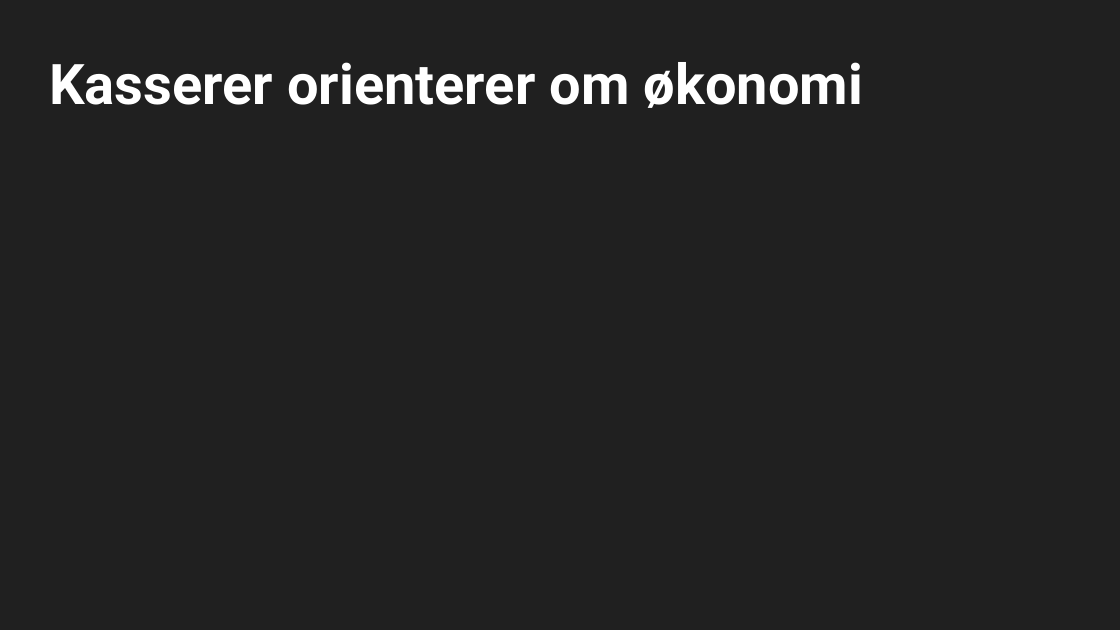
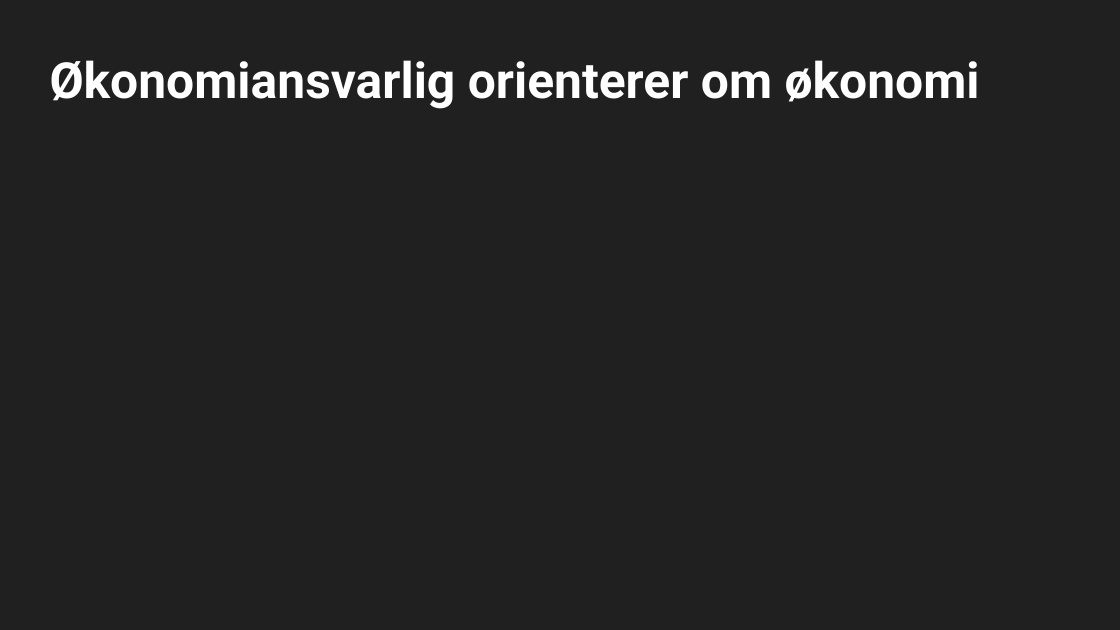
Before and after one commit to cybernetisk/docs, a slide deck: slide 12 of generalforsamling/22H/Generalforsamling H2022.pptx. Drawn at 1120x630 pixels with LibreOffice and Linux fonts; fonts in the diff are those of the drawing; background and template pictures are left out. Boxes give left, top, right and bottom in pixels: in the first picture for what was removed or moved away, otherwise in the second. Text is boxed around its words. In the diff, an @@ line names an element or a change of style, - is before the commit and + after.

```diff
--- a/generalforsamling/22H/Generalforsamling H2022.pptx
+++ b/generalforsamling/22H/Generalforsamling H2022.pptx
@@ title at (x1=49, y1=60, x2=980, y2=109): text changed; size 36 to 32 pt @@
-Kasserer orienterer om økonomi
+Økonomiansvarlig orienterer om økonomi
```
Also in this commit, not shown: 2 other slides changed.
